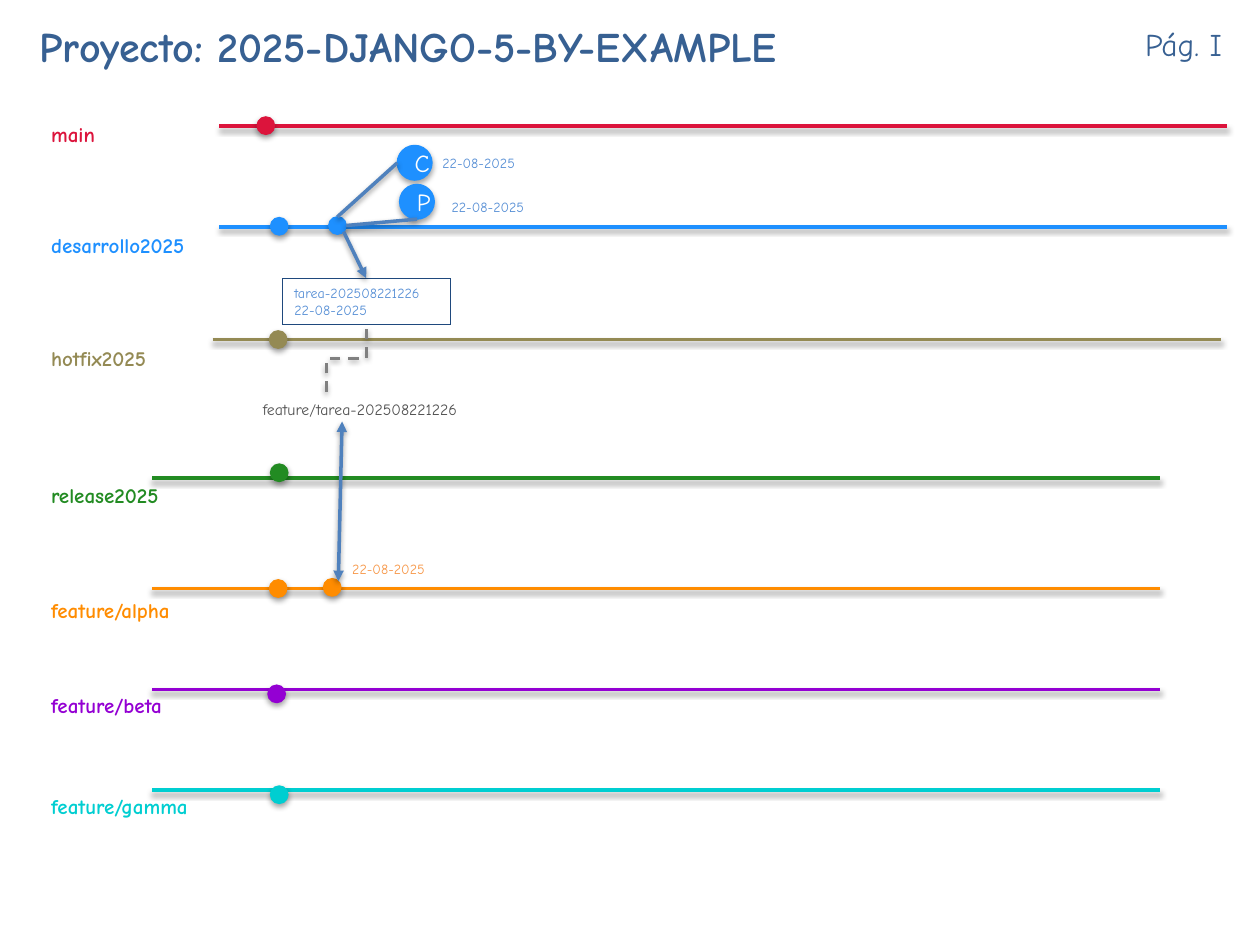
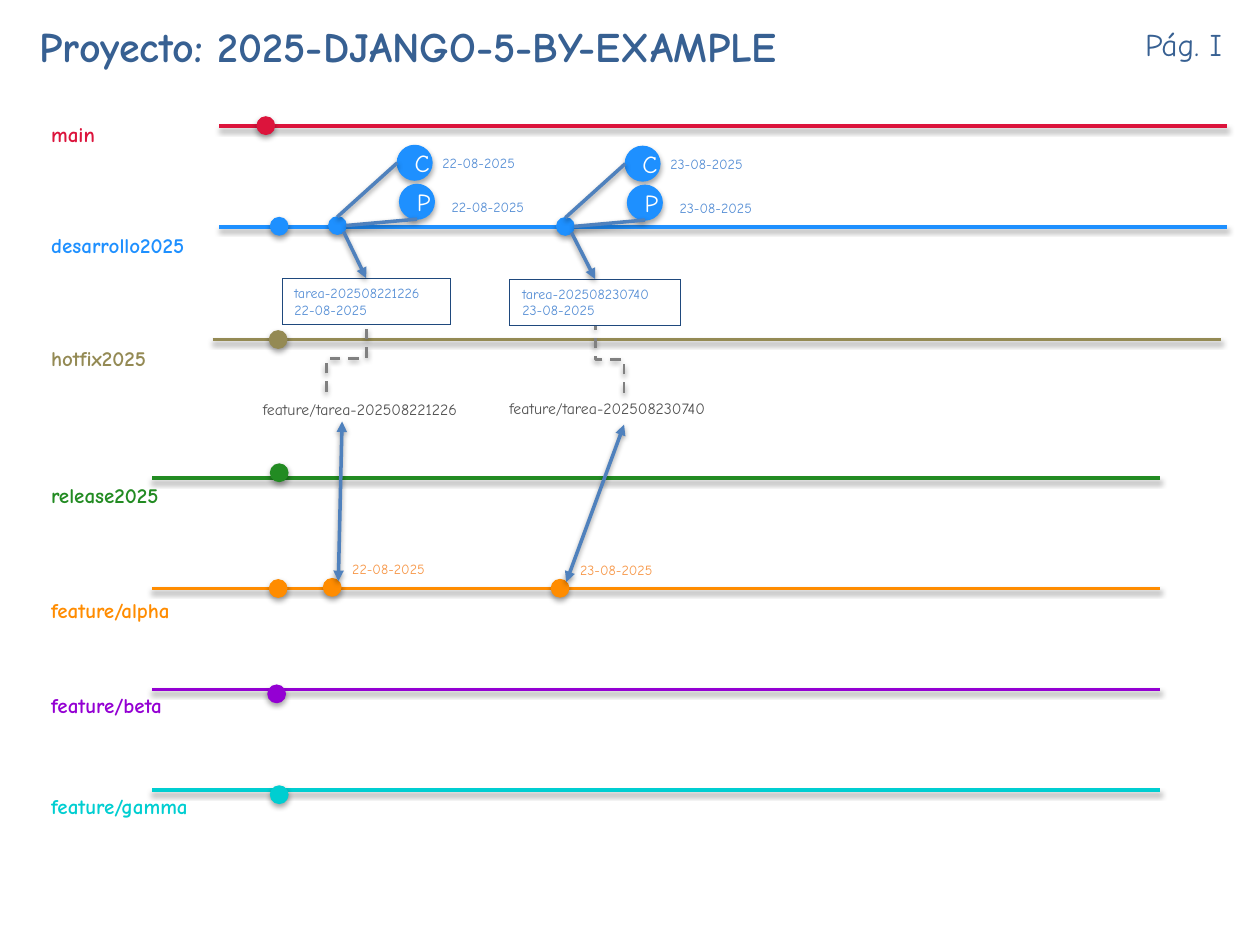
Before and after one commit to vascofornas/2025-DJANGO-5-BY-EXAMPLE, a slide deck: slide 2 of documentacion/2025-DJANGO-5-BY-EXAMPLE_gitflow_2025.pptx. Drawn at 1260x945 pixels with LibreOffice and Linux fonts; fonts in the diff are those of the drawing. Boxes give left, top, right and bottom in pixels: in the first picture for what was removed or moved away, otherwise in the second. Text is boxed around its words. In the diff, an @@ line names an element or a change of style, - is before the commit and + after.

Commit message:
feat: avance en tarea-202508230740

```diff
--- a/documentacion/2025-DJANGO-5-BY-EXAMPLE_gitflow_2025.pptx
+++ b/documentacion/2025-DJANGO-5-BY-EXAMPLE_gitflow_2025.pptx
@@ ellipse added at box(625, 146, 660, 181), fill #1E90FF, outline #1E90FF 0.75 pt, 14 pt, text #FFFFFF @@
+C
@@ line added from (625, 164) to (566, 218), #4F81BD 2 pt @@
@@ text added at box(670, 159, 742, 169), 8 pt, text #558ED5 @@
+23-08-2025
@@ ellipse added at box(627, 185, 663, 220), fill #1E90FF, outline #1E90FF 0.75 pt, 14 pt, text #FFFFFF @@
+P
@@ text added at box(680, 203, 752, 213), 8 pt, text #558ED5 @@
+23-08-2025
@@ ellipse added at box(557, 218, 575, 236), fill #1E90FF, outline #1E90FF 0.75 pt @@
@@ arrow added from (572, 233) to (595, 280), #4F81BD 2 pt @@
@@ line added from (645, 220) to (575, 227), #4F81BD 2 pt @@
@@ rectangle added at box(510, 280, 680, 326), outline #1F497D 0.75 pt, 8 pt, text #558ED5 @@
+tarea-202508230740
+23-08-2025
@@ elbow line added from (624, 393) to (595, 326), #808080 1.5 pt dashed @@
@@ text added at box(509, 403, 705, 416), 9 pt, text #505050 @@
+feature/tarea-202508230740
@@ double arrow added from (624, 425) to (566, 582), #4F81BD 2 pt @@
@@ text added at box(580, 565, 652, 575), 8 pt, text #F79646 @@
+23-08-2025
@@ ellipse added at box(552, 580, 570, 597), fill #FF8C00, outline #FF8C00 0.75 pt @@
```
Also in this commit, not shown: 2 other files.
